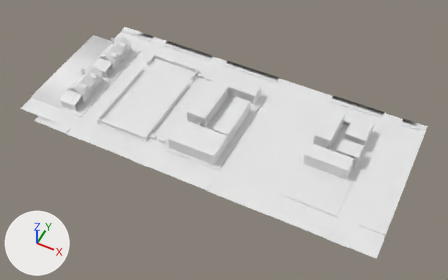
The FBX model Assets/Prefabs/city.fbx, before and after one commit.
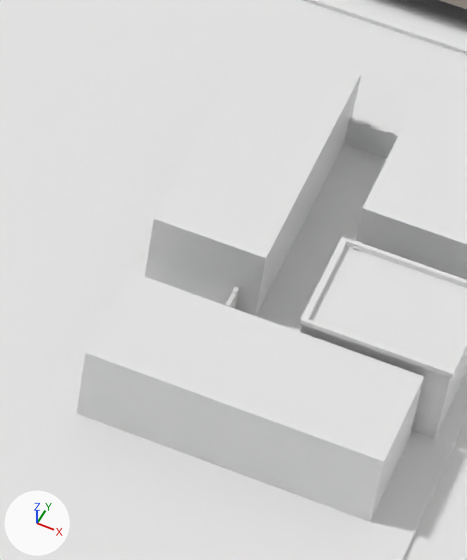
The first picture shows the older version from a 50 mm lens placed at (40.5, -150.1, 174.9), pointed at (-31.0, -7.0, -3.9). The close-ups show both versions on the part from 65% to 80% of the width and 37% to 66% of the height of that picture; other places that the commit changed are outside them. Arrows for +X, +Y and +Z are at lower left; the lights stay in place. Where no turn or scale is listed for an object, it has been applied to the vertices. Vertices at the same position are counted once.

The older version as bpy lines, for what is in view:
```python
me_cube_000 = bpy.data.meshes.new('Cube.000')
me_cube_000.from_pydata(...)  # 82 vertices, 80 faces; spans x -2.96..1.13, y -0.11..0.11, z -1.0..1.18
me_cube_001 = bpy.data.meshes.new('Cube.001')
me_cube_001.from_pydata(...)  # a box spanning x -3.2..3.2, y -10.5..4.9, z -4.9..4.9; a box spanning x -39.7..-37.2, y -25.1..-24.1, z 3.1..3.4
me_cube_002 = bpy.data.meshes.new('Cube.002')
me_cube_002.from_pydata(...)  # 42 vertices, 36 faces; spans x -3.38..5.06, y -3.31..3.54, z -4.94..5.47
me_cube_003 = bpy.data.meshes.new('Cube.003')
me_cube_003.from_pydata(...)  # a box spanning x -11.5..4.9, y -3.2..3.2, z -4.9..4.9
ob_cube = bpy.data.objects.new('Cube', me_cube_001)
ob_cube.location = (4.58, 13.5, 0.0)
ob_cube_001 = bpy.data.objects.new('Cube.001', me_cube_002)
ob_cube_001.location = (14.39, 2.53, 0.0)
ob_cube_002 = bpy.data.objects.new('Cube.002', me_cube_003)
ob_cube_002.location = (13.14, -4.35, 0.0)
ob_cube_004 = bpy.data.objects.new('Cube.004', me_cube_000)
ob_cube_004.location = (10.33, 17.8, 0.86)
# also in view: 'Foundation.001' at (-35.8, -1.5, -0.4); 'Foundation' at (-36.0, -1.5, -0.2); 'Pound' at (15.2, 13.7, 0.0)
```
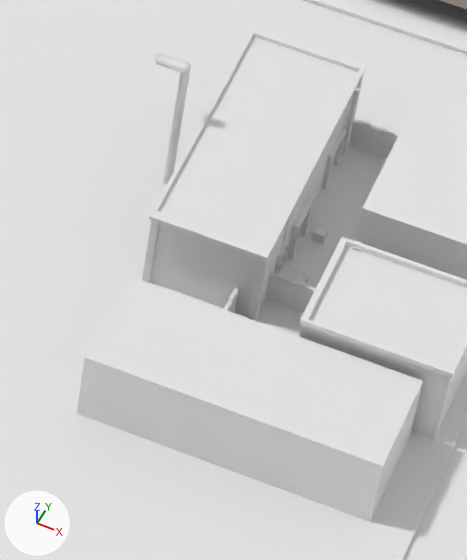
Where the newer file only moved an object's origin or applied its transform, the numbers keep the older frame.

Boxes [x1, y1, x2, y2] around the edits, measured in the close-ups (467 x 560 px; the box of a moved part takes in the faces that stretch with it):
'Cube.002', mesh rescaled, moved
    before: [76, 271, 424, 522]
    after: [76, 276, 423, 522]
'Cube', reshaped, moved
    before: [145, 37, 361, 316]
    after: [142, 26, 367, 321]
'Light Post', added
    after: [155, 53, 191, 184]
'Cube.006', added
    after: [265, 273, 315, 313]
'MovingCrate1', added
    after: [311, 224, 328, 244]
part 2 of me_cube_003, moved or reshaped
    before: [76, 353, 424, 522]
    after: [76, 358, 423, 522]

The edits, one by one:
me_cube_001 is used by ob_cube; location (4.58, 13.5, 0.0).
me_cube_001 had 16 vertices, 12 faces and spanned x -39.7..3.2, y -25.1..4.9, z -4.9..4.9.
me_cube_001 now has 402 vertices, 332 faces and spans x 4.6..11.7, y -5.3..10.9, z -2.5..3.3.
me_cube_001 part 1: 8 vertices removed from x -3.2..3.2, y -10.5..4.9, z -4.9..4.9; 402 vertices added at x 4.6..11.7, y -5.3..10.9, z -2.5..3.3.
me_cube_003 has 8 vertices, 6 faces and spans x -11.5..4.9, y -3.2..3.2, z -4.9..4.9.
me_cube_003 is used by ob_cube_002; location (13.14, -4.35, 0.0).
me_cube_003 part 2: the whole mesh is scaled about its middle by (1, 1, 0.481), then moved by (0.0, 0.0, 2.6).
Mesh me_cube_020 is new.
It has 44 vertices, 42 faces and spans x -1.8..0.26, y -0.27..0.27, z -0.19..9.25.
Mesh me_cube_018 is new.
It has 56 vertices, 54 faces and spans x -0.337..0.337, y -0.337..0.337, z -0.337..0.337.
Object 'Cube' (ob_cube) moves from (4.58, 13.5, 0.0) to (-3.47, 7.94, 2.18).
Object 'Cube.002' (ob_cube_002) moves from (13.14, -4.35, 0.0) to (13.14, -4.35, -0.36).
Object 'Cube.006' (ob_cube_006) is new; it shows a copy of the mesh of ob_cube_004.
Its location is (9.83, 4.77, 0.86).
Object 'Light Post' (ob_light_post) is new; it shows me_cube_020.
Its location is (-0.12, 10.53, -0.06).
Object 'MovingCrate1' (ob_movingcrate1) is new; it shows me_cube_018.
Its location is (8.95, 10.24, 0.26).
